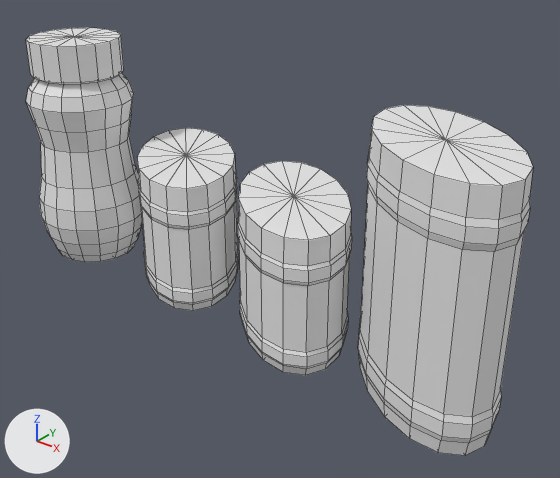
The FBX model Objects/MilkShake/Milkshake.fbx as it was, and as the next commit left it.
One viewpoint serves both versions: a 50 mm lens placed at (0.127, -0.288, 0.213), pointed at (-0.159, 0.07, -0.009). The axes (+X, +Y, +Z) are drawn at lower left. The lights are the same throughout. Mesh edges are drawn as thin lines. Where no turn or scale is listed for an object, it has been applied to the vertices. Vertices at the same position are counted once.

Objects in the first picture: 'E1_ST7_EM4_I1', 'E1_ST7_EM4_I2', 'E1_ST7_EM4_I3', 'E1_ST7_EM4_I4'.
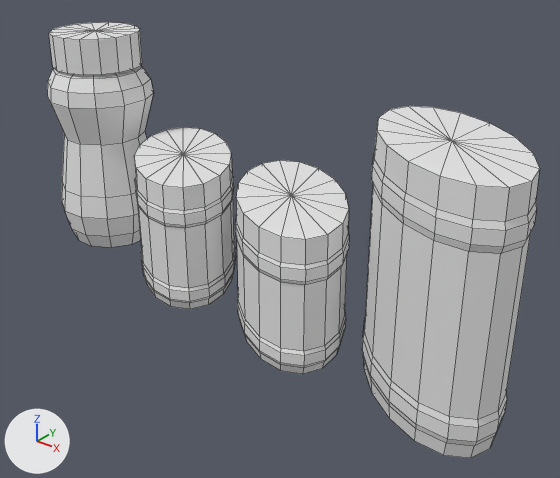
Where the change shows, as pixel boxes (x1, y1, x2, y2) in the pictures (560 x 478 px; the box of a moved part takes in the faces that stretch with it):
'E1_ST7_EM4_I3', moved
    before: (358, 105, 533, 456)
    after: (362, 106, 540, 458)
'E1_ST7_EM4_I4', reshaped, moved, turned, rescaled
    before: (26, 28, 142, 262)
    after: (47, 22, 154, 247)
'E1_ST7_EM4_I1', moved
    before: (238, 161, 352, 375)
    after: (235, 160, 349, 374)
'E1_ST7_EM4_I2', moved
    before: (137, 128, 239, 311)
    after: (134, 127, 236, 309)
part 1 of me_cylinder_000, moved or reshaped
    before: (26, 28, 124, 83)
    after: (49, 22, 142, 75)
part 2 of me_cylinder_000, added
    after: (47, 65, 154, 247)
part 3 of me_cylinder_000, deleted
    before: (26, 73, 142, 262)

Patch to the scene script:
```diff
--- a/Objects/MilkShake/Milkshake.fbx.py
+++ b/Objects/MilkShake/Milkshake.fbx.py
@@ me_cylinder_000 @@
 # used by ob_e1_st7_em4_i4; location = (-0.3391, 0.0595, 0.1); rotation_euler = (0.0, 0.0, 0.175), in degrees (0, 0, 10); scale = (0.0353, 0.0353, 0.0125)
-me_cylinder_000.from_pydata(...)  # 226 vertices, 224 faces; spans x -1.13..1.13, y -1.13..1.13, z -13.16..0.05
+me_cylinder_000.from_pydata(...)  # 153 vertices, 141 faces; spans x -0.13..0.13, y -0.13..0.13, z 0.0..0.12
+# me_cylinder_000 part 1: the loose piece of 33 vertices spanning x -0.94..0.94, y -0.94..0.95, z -1.95..0.05 is multiplied about its middle by the matrix ((0.094, 0.066, 0.0), (-0.066, 0.094, 0.0), (0.0, 0.0, 0.01)), then moved by (0.0, 0.0, 1.06)
+# me_cylinder_000 part 2: a new loose piece of 120 vertices spanning x -0.13..0.13, y -0.13..0.13, z 0.0..0.12, in mat_milkshake (white #e7e7e7)
+# me_cylinder_000 part 3: the loose piece of 193 vertices spanning x -1.13..1.13, y -1.13..1.13, z -13.16..-1.07 is deleted
 me_cylinder_000.materials.append(mat_milkshake)
@@ ob_e1_st7_em4_i3 @@
 ob_e1_st7_em4_i3 = bpy.data.objects.new('E1_ST7_EM4_I3', me_cylinder_003)
-ob_e1_st7_em4_i3.location = (-0.0409, 0.0552, 0.0125)
+ob_e1_st7_em4_i3.location = (-0.0377, 0.0552, 0.0125)
@@ ob_e1_st7_em4_i2 @@
 ob_e1_st7_em4_i2 = bpy.data.objects.new('E1_ST7_EM4_I2', me_cylinder_001)
-ob_e1_st7_em4_i2.location = (-0.2476, 0.075, -0.0175)
+ob_e1_st7_em4_i2.location = (-0.2508, 0.075, -0.0175)
@@ ob_e1_st7_em4_i1 @@
 ob_e1_st7_em4_i1 = bpy.data.objects.new('E1_ST7_EM4_I1', me_cylinder_002)
-ob_e1_st7_em4_i1.location = (-0.1433, 0.0636, -0.0175)
+ob_e1_st7_em4_i1.location = (-0.1452, 0.0636, -0.0175)
@@ ob_e1_st7_em4_i4 @@
 ob_e1_st7_em4_i4 = bpy.data.objects.new('E1_ST7_EM4_I4', me_cylinder_000)
-ob_e1_st7_em4_i4.location = (-0.3391, 0.0595, 0.1)
-ob_e1_st7_em4_i4.rotation_euler = (0.0, 0.0, 0.175)  # degrees (0, 0, 10)
-ob_e1_st7_em4_i4.scale = (0.0353, 0.0353, 0.0125)
+ob_e1_st7_em4_i4.location = (-0.3457, 0.0832, -0.0615)
+ob_e1_st7_em4_i4.rotation_euler = (0.0, 0.0, 0.785)  # degrees (0, 0, 45)
+ob_e1_st7_em4_i4.scale = (0.309, 0.309, 1.32)
```
